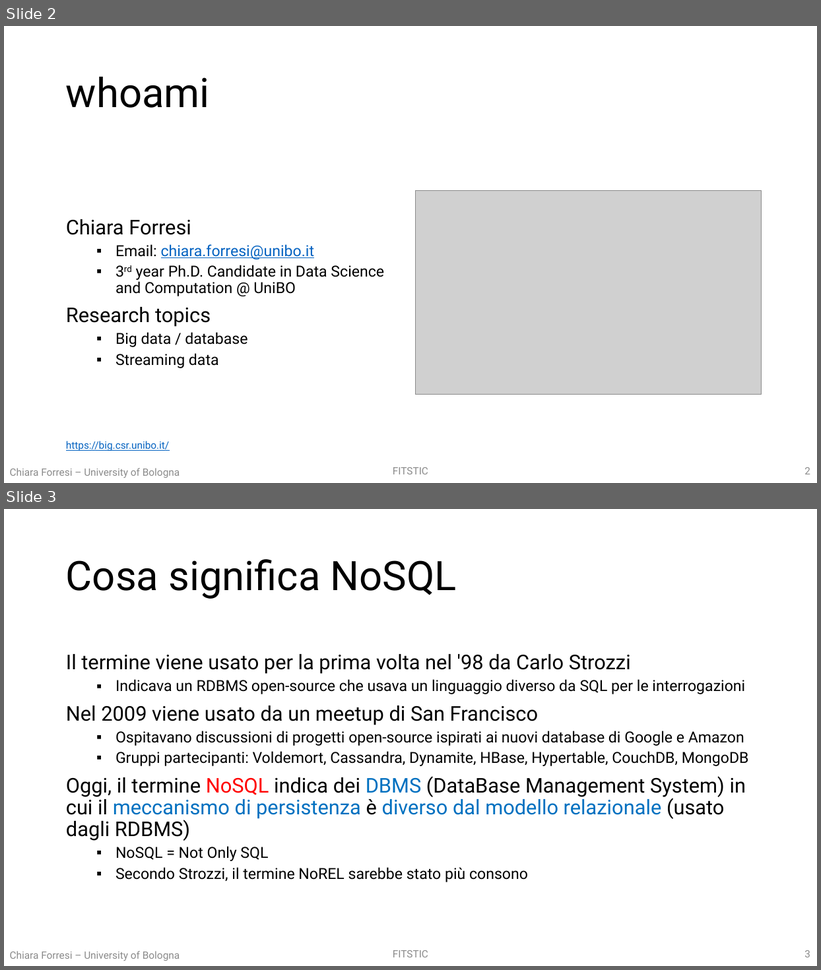
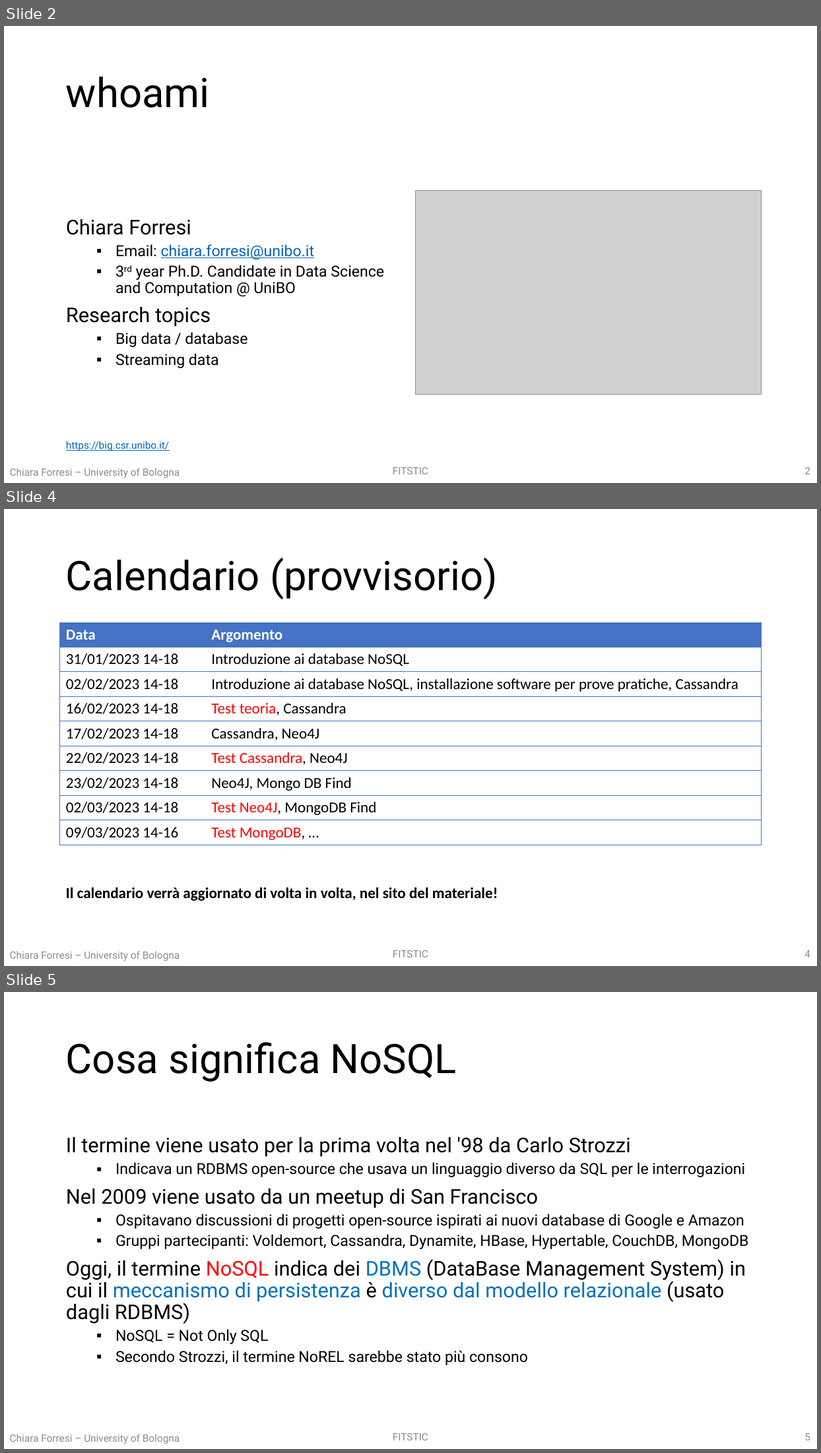
Before and after one commit to w4bo/teaching-nosql, a slide deck: slides/01 - T1 - I database NoSQL.pptx. Shown one above the other, each under a label of ours: slides 2 and 3 before the commit, slides 2, 4 and 5 after it; the slides between them are not shown. The pictures are 821x970 and 821x1453 pixels, drawn with LibreOffice and Linux fonts; fonts in the diff are those of the drawing; grey boxes stand for pictures. Boxes give left, top, right and bottom in pixels: in the first picture for what was removed or moved away, otherwise in the second. Text is boxed around its words. In the diff, an @@ line names an element or a change of style, - is before the commit and + after.

```diff
--- a/slides/01 - T1 - I database NoSQL.pptx
+++ b/slides/01 - T1 - I database NoSQL.pptx
@@ slide 4 added at (x1=4, y1=509, x2=817, y2=966), background #FFFFFF; not listed: 3 template elements that a slide beside it also shows @@
@@ title added at (x1=66, y1=558, x2=497, y2=599), 48 pt, text #000000 @@
+Calendario (provvisorio)
@@ table added at (x1=60, y1=623, x2=762, y2=845), 9 rows, 2 columns @@
+Data | Argomento
+31/01/2023 14-18 | Introduzione ai database NoSQL
+02/02/2023 14-18 | Introduzione ai database NoSQL, installazione software per prove pratiche, Cassandra
+16/02/2023 14-18 | Test teoria, Cassandra
+17/02/2023 14-18 | Cassandra, Neo4J
+22/02/2023 14-18 | Test Cassandra, Neo4J
+23/02/2023 14-18 | Neo4J, Mongo DB Find
+02/03/2023 14-18 | Test Neo4J, MongoDB Find
+09/03/2023 14-16 | Test MongoDB, …
@@ text added at (x1=66, y1=887, x2=498, y2=901), 18 pt, text #000000, bold @@
+Il calendario verrà aggiornato di volta in volta, nel sito del materiale!
@@ what was slide 3 is now slide 5 @@
@@ page number at (x1=805, y1=1434, x2=811, y2=1441): text changed @@
-3
+5
```
Also in this commit, not shown: 1 slide changed, 1 other slide added, 1 other file.
